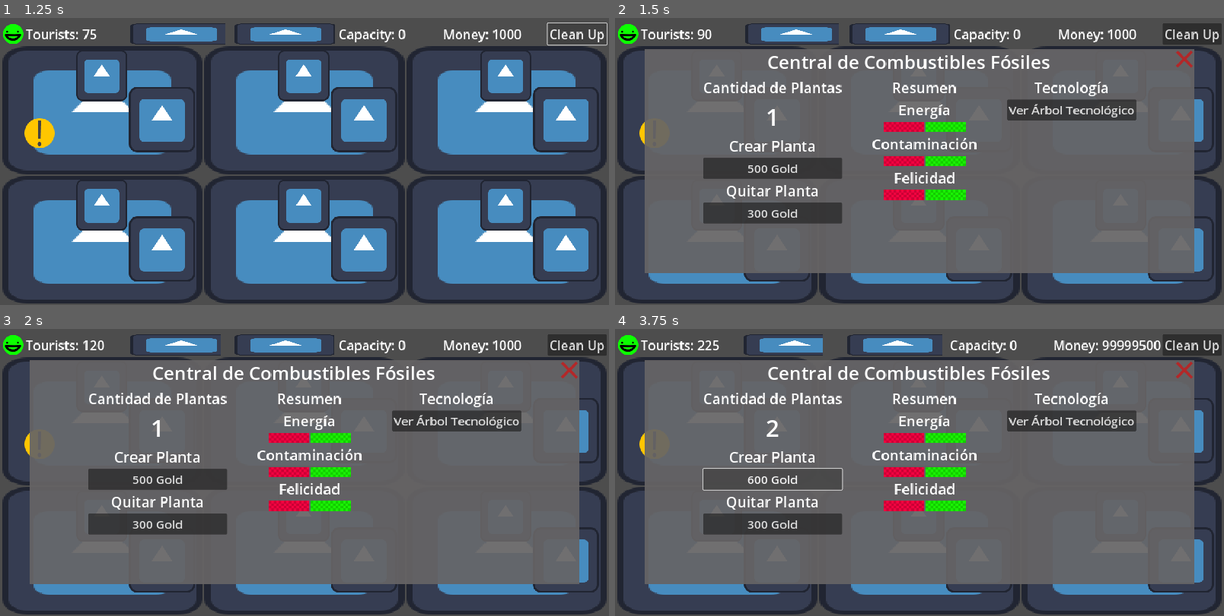
Above: before the commit, frames 1-4 (two rows, left to right).
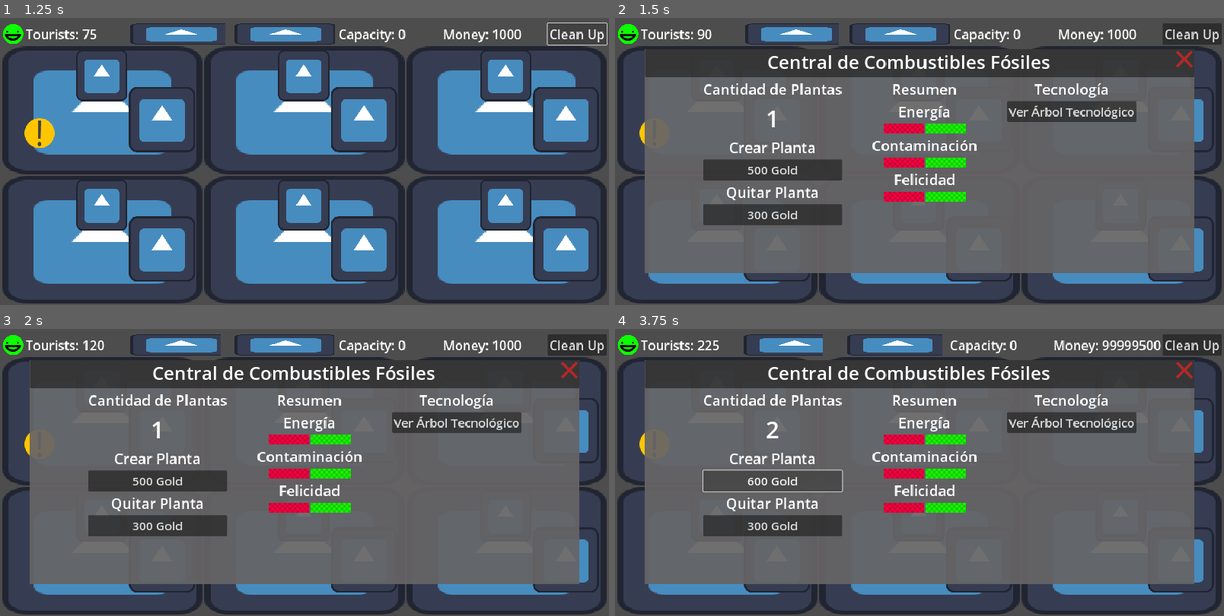
Above: after the commit, the same moments.

Repository: daniel-macias/energy-game
Game: Godot game, scene res://scenes/game.tscn
Two runs of this game, one before a commit and one after it. Both use one fixed random seed, a clock stepped at 60 frames per second and the inputs below. The engine's default icon, where the game draws it, is replaced by a stand-in: a white triangle on a blue panel in a dark square.
Inputs (mouse positions are in pixels of both pictures, inside the frame that each line leads up to):
- Up to frame 1 (1.25 s): click "Clean Up" at 0.5 s
- Up to frame 2 (1.5 s): click (718, 75) at 1.27 s
- Up to frame 3 (2 s): no input
- Up to frame 4 (3.75 s): click (657, 443) at 2 s; click (779, 429) at 2.77 s; click "500 Gold" at 3.5 s

Frame 1 is identical in both runs. In frame 2, 12% of the frame differs, in the area x 4-96%, y 10-73%; in frame 3, 12%; in frame 4, 13%.

Commit message:
added ui elements, need styles and wiring

Diff:
--- a/scenes/game.tscn
+++ b/scenes/game.tscn
@@ -22,14 +22,19 @@
 [ext_resource type="Texture2D" uid="uid://cox1oxm4srpp8" path="res://sprites/techs/fossil/diesel.png" id="18_53ntk"]
 [ext_resource type="Texture2D" uid="uid://dk7x6bee2ein0" path="res://sprites/techs/fossil/fracking.png" id="19_m3o17"]
 
-[sub_resource type="StyleBoxFlat" id="StyleBoxFlat_ypk78"]
-bg_color = Color(0.94902, 0.807843, 0.682353, 1)
+[sub_resource type="StyleBoxFlat" id="StyleBoxFlat_dh0pj"]
+bg_color = Color(0.510468, 0.616279, 0.696423, 1)
+
+[sub_resource type="StyleBoxFlat" id="StyleBoxFlat_ylpcy"]
+bg_color = Color(0.213734, 0.385952, 0.191647, 1)
 
 [sub_resource type="Theme" id="Theme_bfd6m"]
 
 [sub_resource type="StyleBoxFlat" id="StyleBoxFlat_h7ljl"]
 bg_color = Color(0.397915, 0.390726, 0.39622, 0.929412)
 border_color = Color(0.566965, 0.86243, 0.861618, 1)
+
+[sub_resource type="StyleBoxFlat" id="StyleBoxFlat_ithfo"]
 
 [node name="Control" type="Control"]
 layout_mode = 3
@@ -193,24 +198,32 @@
 offset_bottom = 638.0
 grow_horizontal = 2
 grow_vertical = 2
-theme_override_styles/panel = SubResource("StyleBoxFlat_ypk78")
+theme_override_styles/panel = SubResource("StyleBoxFlat_dh0pj")
 
 [node name="VBoxContainer" type="VBoxContainer" parent="TreeContainer"]
 layout_mode = 2
 
-[node name="TopBar" type="HBoxContainer" parent="TreeContainer/VBoxContainer"]
-layout_mode = 2
+[node name="TopColor" type="Panel" parent="TreeContainer/VBoxContainer"]
+custom_minimum_size = Vector2(50, 60)
+layout_mode = 2
+theme_override_styles/panel = SubResource("StyleBoxFlat_ylpcy")
+
+[node name="TopBar" type="HBoxContainer" parent="TreeContainer/VBoxContainer/TopColor"]
+layout_mode = 2
+offset_top = 4.0
+offset_right = 1371.0
+offset_bottom = 59.0
 theme = SubResource("Theme_bfd6m")
 alignment = 1
 
-[node name="Title Lable" type="Label" parent="TreeContainer/VBoxContainer/TopBar"]
+[node name="Title Lable" type="Label" parent="TreeContainer/VBoxContainer/TopColor/TopBar"]
 layout_mode = 2
 size_flags_horizontal = 3
 theme_override_font_sizes/font_size = 40
 text = "Fossil Tree"
 horizontal_alignment = 1
 
-[node name="ExitButton" type="TextureButton" parent="TreeContainer/VBoxContainer/TopBar"]
+[node name="ExitButton" type="TextureButton" parent="TreeContainer/VBoxContainer/TopColor/TopBar"]
 layout_mode = 2
 size_flags_horizontal = 4
 texture_normal = ExtResource("5_chb1t")
@@ -2010,18 +2023,29 @@
 [node name="VBoxContainer" type="VBoxContainer" parent="PanelContainer"]
 layout_mode = 2
 
-[node name="TopBar" type="HBoxContainer" parent="PanelContainer/VBoxContainer"]
-layout_mode = 2
+[node name="TopColor" type="Panel" parent="PanelContainer/VBoxContainer"]
+custom_minimum_size = Vector2(0, 70)
+layout_mode = 2
+
+[node name="TopBar" type="HBoxContainer" parent="PanelContainer/VBoxContainer/TopColor"]
+layout_mode = 1
+anchors_preset = 5
+anchor_left = 0.5
+anchor_right = 0.5
+offset_left = -685.5
+offset_right = 685.5
+offset_bottom = 64.0
+grow_horizontal = 2
 alignment = 1
 
-[node name="EnergyType" type="Label" parent="PanelContainer/VBoxContainer/TopBar"]
+[node name="EnergyType" type="Label" parent="PanelContainer/VBoxContainer/TopColor/TopBar"]
 layout_mode = 2
 size_flags_horizontal = 3
 theme_override_font_sizes/font_size = 46
 text = "Energy Type"
 horizontal_alignment = 1
 
-[node name="ExitButton" type="TextureButton" parent="PanelContainer/VBoxContainer/TopBar"]
+[node name="ExitButton" type="TextureButton" parent="PanelContainer/VBoxContainer/TopColor/TopBar"]
 layout_mode = 2
 size_flags_horizontal = 4
 texture_normal = ExtResource("5_chb1t")
@@ -2170,18 +2194,30 @@
 [node name="VBoxContainer" type="VBoxContainer" parent="InfoAboutTech"]
 layout_mode = 2
 
-[node name="TopBar" type="HBoxContainer" parent="InfoAboutTech/VBoxContainer"]
-layout_mode = 2
+[node name="Panel" type="Panel" parent="InfoAboutTech/VBoxContainer"]
+custom_minimum_size = Vector2(0, 60)
+layout_mode = 2
+theme_override_styles/panel = SubResource("StyleBoxFlat_ithfo")
+
+[node name="TopBar" type="HBoxContainer" parent="InfoAboutTech/VBoxContainer/Panel"]
+layout_mode = 1
+anchors_preset = 5
+anchor_left = 0.5
+anchor_right = 0.5
+offset_left = -353.5
+offset_right = 353.5
+offset_bottom = 64.0
+grow_horizontal = 2
 alignment = 1
 
-[node name="Title" type="Label" parent="InfoAboutTech/VBoxContainer/TopBar"]
+[node name="Title" type="Label" parent="InfoAboutTech/VBoxContainer/Panel/TopBar"]
 layout_mode = 2
 size_flags_horizontal = 3
-theme_override_font_sizes/font_size = 46
+theme_override_font_sizes/font_size = 44
 text = "¿Qué es esto?"
 horizontal_alignment = 1
 
-[node name="ExitButton" type="TextureButton" parent="InfoAboutTech/VBoxContainer/TopBar"]
+[node name="ExitButton" type="TextureButton" parent="InfoAboutTech/VBoxContainer/Panel/TopBar"]
 layout_mode = 2
 size_flags_horizontal = 4
 texture_normal = ExtResource("5_chb1t")
@@ -2193,3 +2229,66 @@
 text = "Text text text text text text text text text text text text text text text text text text text text text textText text text text text text text text text text text text text text text text text text text text text text text text text text text text text text text text text text"
 horizontal_alignment = 1
 autowrap_mode = 2
+
+[node name="AnimalInfo" type="PanelContainer" parent="."]
+visible = false
+layout_mode = 1
+anchors_preset = 8
+anchor_left = 0.5
+anchor_top = 0.5
+anchor_right = 0.5
+anchor_bottom = 0.5
+offset_left = -599.5
+offset_top = -282.5
+offset_right = 599.5
+offset_bottom = 282.5
+grow_horizontal = 2
+grow_vertical = 2
+
+[node name="VBoxContainer" type="VBoxContainer" parent="AnimalInfo"]
+layout_mode = 2
+
+[node name="Panel" type="Panel" parent="AnimalInfo/VBoxContainer"]
+custom_minimum_size = Vector2(0, 60)
+layout_mode = 2
+theme_override_styles/panel = SubResource("StyleBoxFlat_ithfo")
+
+[node name="TopBar" type="HBoxContainer" parent="AnimalInfo/VBoxContainer/Panel"]
+layout_mode = 1
+anchors_preset = 5
+anchor_left = 0.5
+anchor_right = 0.5
+offset_left = -597.5
+offset_right = 597.5
+offset_bottom = 64.0
+grow_horizontal = 2
+alignment = 1
+
+[node name="Title" type="Label" parent="AnimalInfo/VBoxContainer/Panel/TopBar"]
+layout_mode = 2
+size_flags_horizontal = 3
+theme_override_font_sizes/font_size = 44
+text = "¿Qué es esto?"
+horizontal_alignment = 1
+
+[node name="ExitButton" type="TextureButton" parent="AnimalInfo/VBoxContainer/Panel/TopBar"]
+layout_mode = 2
+size_flags_horizontal = 4
+texture_normal = ExtResource("5_chb1t")
+
+[node name="HBoxContainer" type="HBoxContainer" parent="AnimalInfo/VBoxContainer"]
+layout_mode = 2
+size_flags_horizontal = 4
+
+[node name="TextureRect" type="TextureRect" parent="AnimalInfo/VBoxContainer/HBoxContainer"]
+layout_mode = 2
+texture = ExtResource("1_wyxp4")
+expand_mode = 3
+
+[node name="InfoText" type="Label" parent="AnimalInfo/VBoxContainer/HBoxContainer"]
+custom_minimum_size = Vector2(600, 0)
+layout_mode = 2
+theme_override_font_sizes/font_size = 28
+text = "Agutí endémica de la isla Roatán en Islas de la Bahía proveniente de la familia in the family Dasyproctidae. Son más pequeñas que los otros tipos de agutíes en Honduras y Centroamérica, los Dasyprocta punctata. Tienen un pelaje color café-anaranjado y dos manchas distintivas, una blanca en la barbilla y otra amarilla en el vientre. Pocos estudios se han realizado sobre su comportamiento pero muestran ser especies tímidas, activas durante el día y la noche y no territoriales. "
+horizontal_alignment = 1
+autowrap_mode = 2
--- a/scripts/GameManager.gd
+++ b/scripts/GameManager.gd
@@ -72,13 +72,13 @@
 func initialize_game_logic():
 	# Initialize the nodes manually
 	skill_panel = get_node("/root/Control/TreeContainer")
-	energy_tree_title = get_node("/root/Control/TreeContainer/VBoxContainer/TopBar/Title Lable")
+	energy_tree_title = get_node("/root/Control/TreeContainer/VBoxContainer/TopColor/TopBar/Title Lable")
 	title_label = get_node("/root/Control/TreeContainer/VBoxContainer/Menu/TechInfo/TechTitle")
 	description_label = get_node("/root/Control/TreeContainer/VBoxContainer/Menu/TechInfo/TechDesc")
 	price_label = get_node("/root/Control/TreeContainer/VBoxContainer/Menu/TechInfo/TechPrice")
 	invest_button = get_node("/root/Control/TreeContainer/VBoxContainer/Menu/TechInfo/Investigar")
 	tech_image = get_node("/root/Control/TreeContainer/VBoxContainer/Menu/TechInfo/TextureRect")
-	tree_exit = get_node("/root/Control/TreeContainer/VBoxContainer/TopBar/ExitButton")
+	tree_exit = get_node("/root/Control/TreeContainer/VBoxContainer/TopColor/TopBar/ExitButton")
 	open_dec_button = get_node("/root/Control/TreeContainer/VBoxContainer/Menu/TechInfo/Info")
 
 	# Tech Trees
@@ -99,8 +99,8 @@
 
 	# Panel and Button Nodes
 	energy_panel = get_node("/root/Control/PanelContainer")
-	energy_title = get_node("/root/Control/PanelContainer/VBoxContainer/TopBar/EnergyType")
-	exit_button = get_node("/root/Control/PanelContainer/VBoxContainer/TopBar/ExitButton")
+	energy_title = get_node("/root/Control/PanelContainer/VBoxContainer/TopColor/TopBar/EnergyType")
+	exit_button = get_node("/root/Control/PanelContainer/VBoxContainer/TopColor/TopBar/ExitButton")
 	plant_amount_label = get_node("/root/Control/PanelContainer/VBoxContainer/Menu/VBoxContainer/PlantAmount")
 	create_plant_button = get_node("/root/Control/PanelContainer/VBoxContainer/Menu/VBoxContainer/CreatePlant")
 	remove_plant_button = get_node("/root/Control/PanelContainer/VBoxContainer/Menu/VBoxContainer/DeletePlant")
Not shown: 1 places in scenes/game.tscn that only renumber resources
